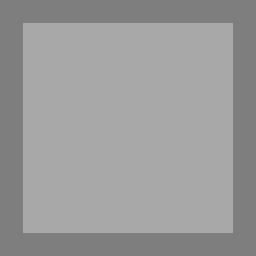
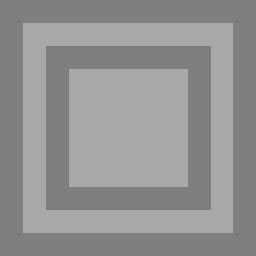
The second w=256, h=256 image is a revision of the first. Changes to its layers:
painted on "Background" over [left=46, top=46, right=211, bottom=210]
